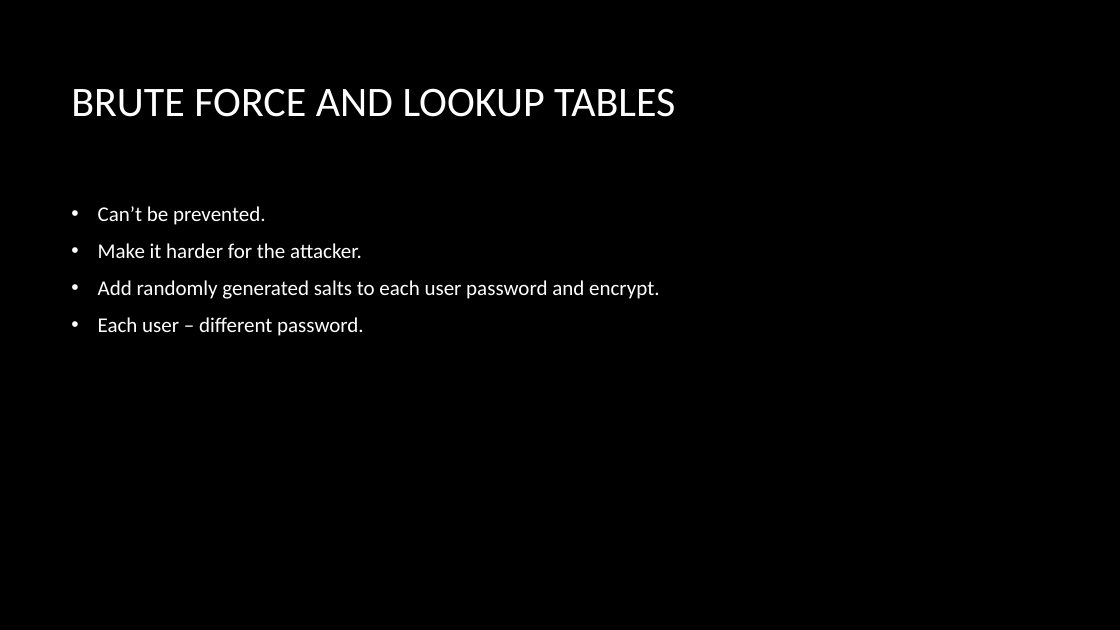
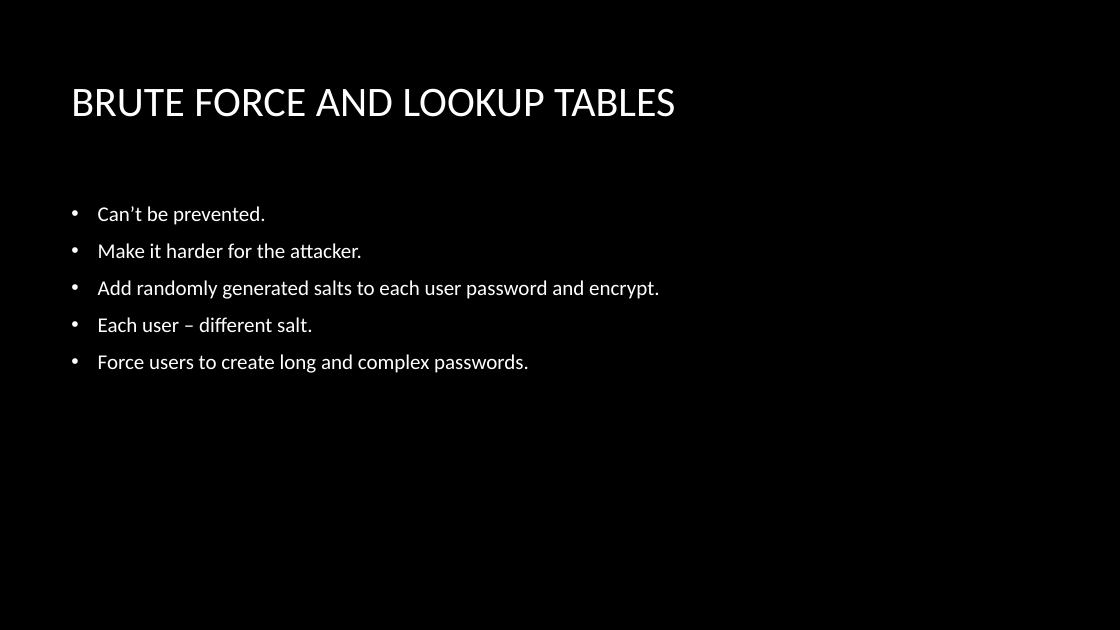
Before and after one commit to mengchuan/SEPR, a slide deck: slide 6 of Documents/SEPR_Group_D.pptx (slide 10 before the commit). Drawn at 1120x630 pixels with LibreOffice and Linux fonts; fonts in the diff are those of the drawing; background and template pictures are left out. Boxes give left, top, right and bottom in pixels: in the first picture for what was removed or moved away, otherwise in the second. Text is boxed around its words. In the diff, an @@ line names an element or a change of style, - is before the commit and + after.

```diff
--- a/Documents/SEPR_Group_D.pptx
+++ b/Documents/SEPR_Group_D.pptx
@@ text at (98, 317, 529, 373): text changed @@
-• Each user – different password.
+• Each user – different salt.
+• Force users to create long and complex passwords.
```
Also in this commit, not shown: 5 other slides changed, 2 slides added, 5 other files.
